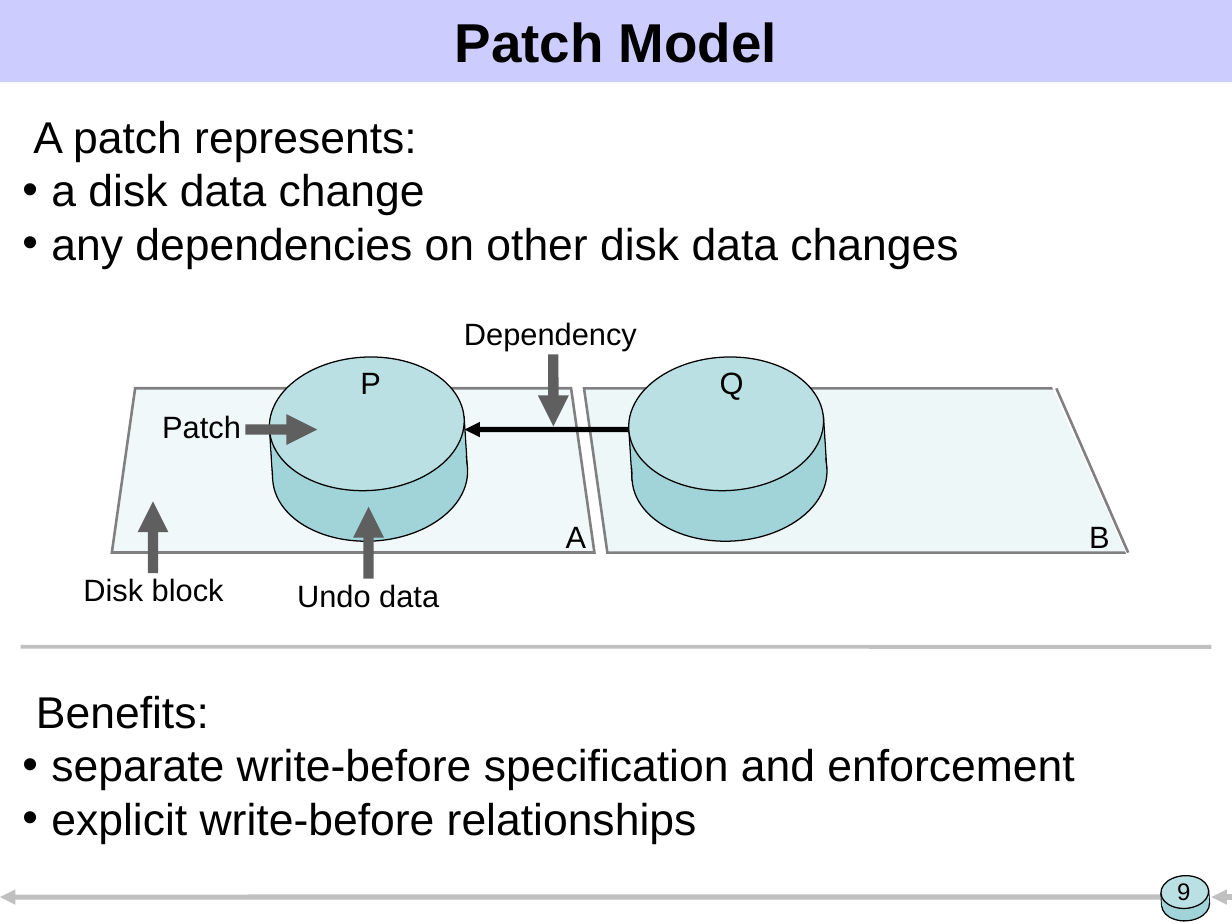
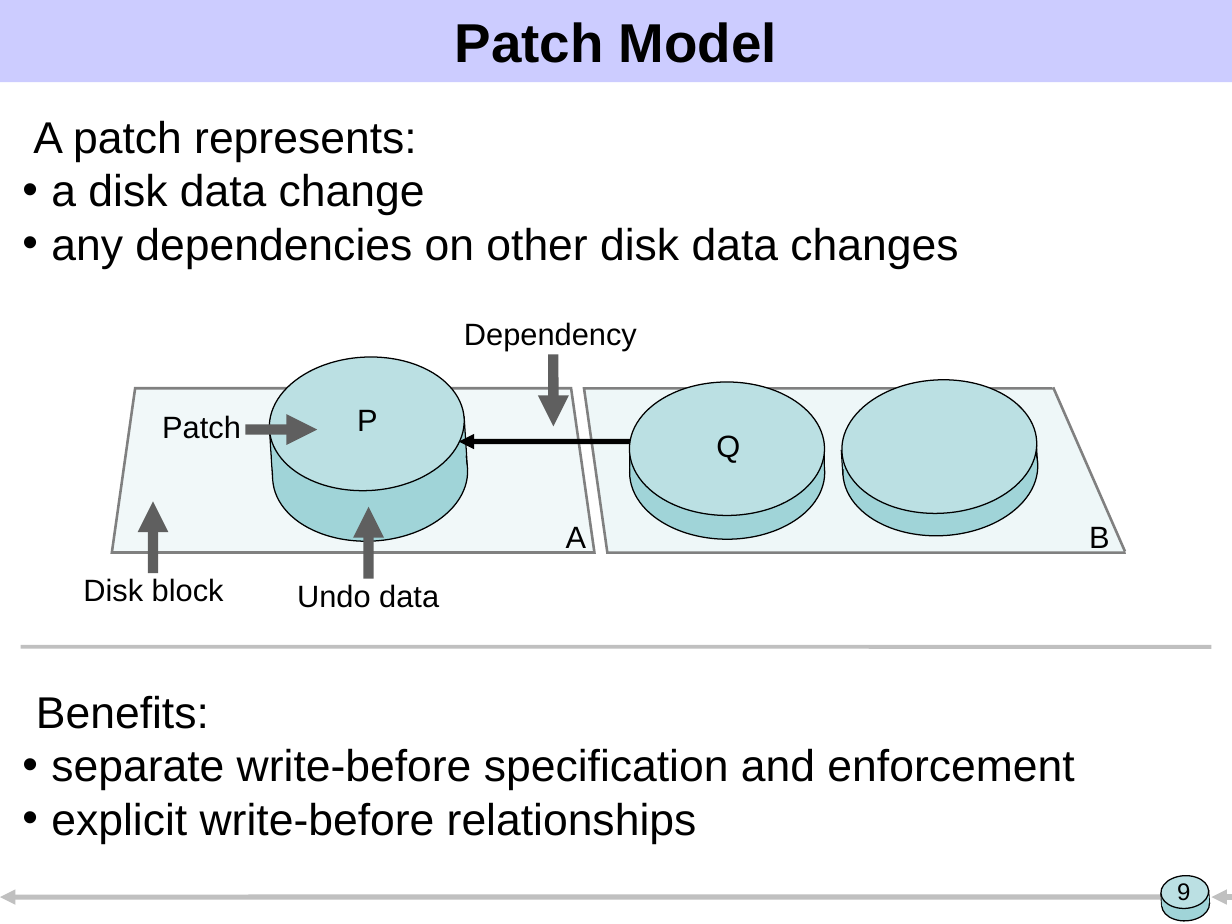
Before and after one commit to ucla-readable/fstitch-doc, a slide deck: slide 9 of sosp/pres.ppt. Drawn at 1232x924 pixels with LibreOffice and Linux fonts; fonts in the diff are those of the drawing. Boxes give left, top, right and bottom in pixels: in the first picture for what was removed or moved away, otherwise in the second. Text is boxed around its words. In the diff, an @@ line names an element or a change of style, - is before the commit and + after.

Commit message:
Assorted improvements.
Work towards improved patch figures, add a timeline to the async rename example,
work towards compressing patch merging into a single slide, and drop the
ready patch list optimization.

```diff
--- a/sosp/pres.ppt
+++ b/sosp/pres.ppt
@@ group added at [838, 374, 1041, 541]: 2 rectangles, 2 ellipses @@
@@ line moved from (1129, 553) - (1056, 388) to (1125, 552) - (1053, 387) @@
@@ text "P": place and size @@
-text "P" at [360, 372, 381, 394]
+text "P" at [357, 409, 378, 431]
@@ arrow moved from (628, 430) - (464, 430) to (633, 441) - (458, 441) @@
@@ rotation 356 to 0 degrees in 4 elements at [630, 405, 824, 538], [630, 382, 824, 515], [631, 448, 824, 469], [630, 448, 824, 473] @@
@@ text "Q": place and size @@
-text "Q" at [720, 372, 744, 400]
+text "Q" at [716, 435, 740, 463]
```
Also in this commit, not shown: 8 other slides changed, 1 slide added, 5 slides removed.
